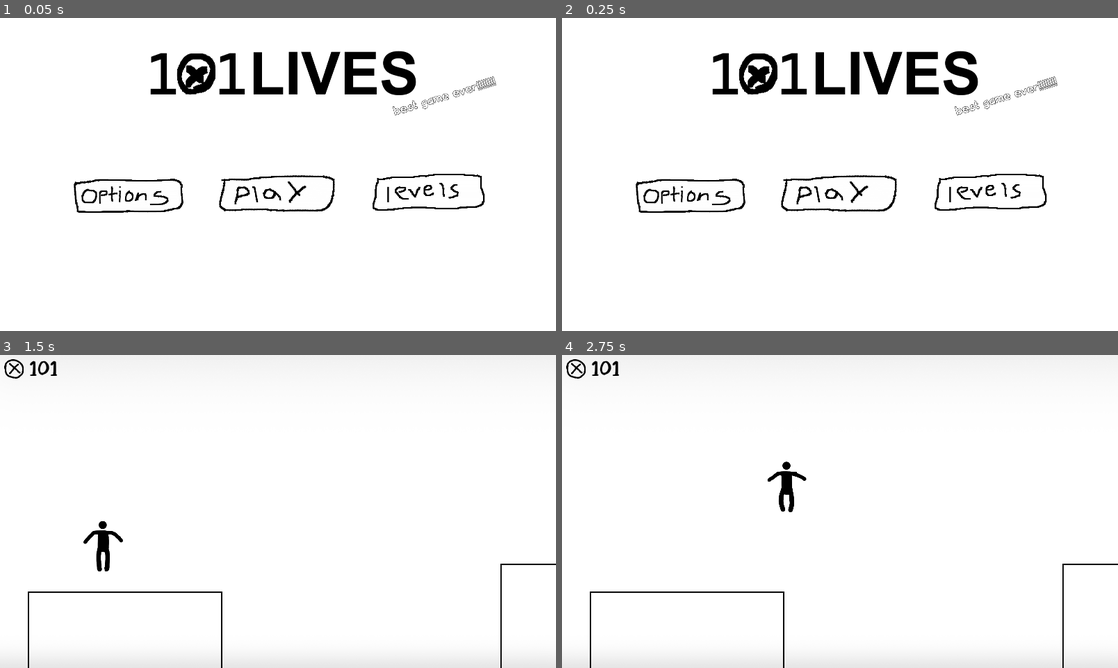
Above: before the commit, frames 1-4 (two rows, left to right).
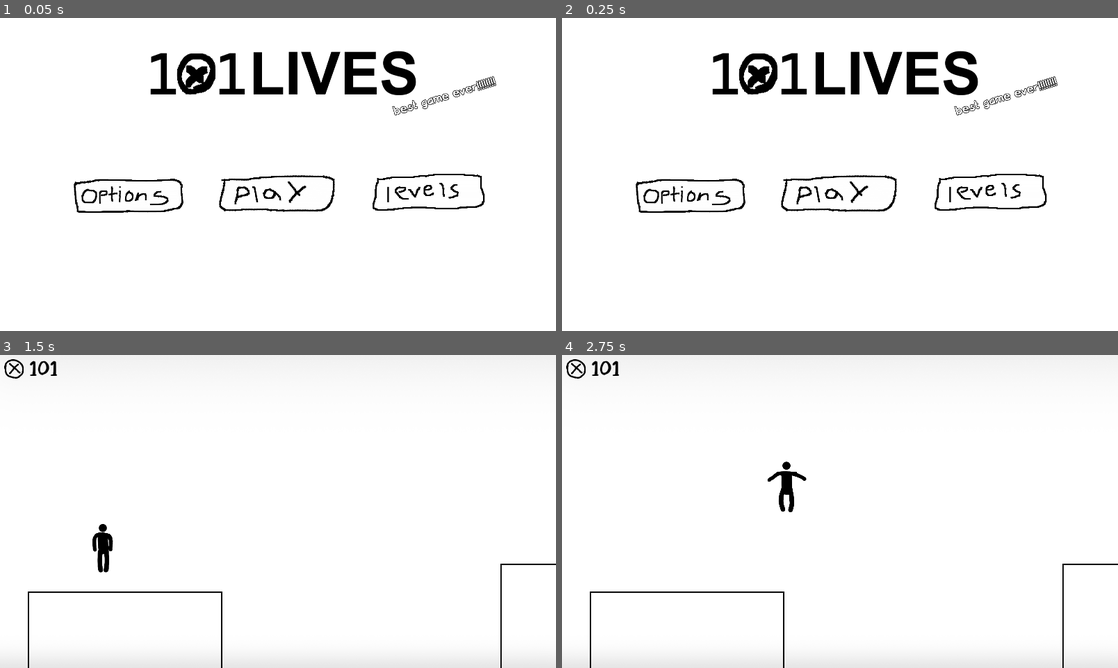
Above: after the commit, the same moments.

Repository: idrinkradium/101LIVES
Game: Godot game, scene res://mainmenu.tscn
The game is run twice, just before and just after one commit, with the same random seed, the same clock (stepped at 60 frames per second) and the same inputs. Sound files missing from this copy of the repository are replaced by a short silence.
Inputs (mouse positions are in pixels of both pictures, inside the frame that each line leads up to):
- Up to frame 1 (0.05 s): no input
- Up to frame 2 (0.25 s): no input
- Up to frame 3 (1.5 s): click (278, 530) at 0.5 s; click "Level 1" at 1.25 s
- Up to frame 4 (2.75 s): tap Enter (ui_accept) at 2, 2.27 s; move the mouse to (962, 495) at 2.02 s; hold Right (ui_right) from 2.03 s (still down); hold Middle mouse button (Camera Pan) from 2.03 s (still down); click (962, 495) at 2.17 s

The runs differ from the first frame. In frame 1, 0.2% of the frame differs, in the area x 70-90%, y 18-32%; in frame 2, 0.2%; in frame 3, 0.3%, in the area x 15-23%, y 52-70%; in frame 4, nothing differs.

Commit message:
slight cahnges

Diff:
--- a/game.tscn
+++ b/game.tscn
@@ -131,7 +131,7 @@
 
 [node name="Music" type="AudioStreamPlayer" parent="."]
 stream = SubResource("AudioStreamRandomizer_mb62d")
-volume_db = -15.0
+volume_db = -17.0
 autoplay = true
 script = ExtResource("12_v5606")
 
--- a/mainmenu.tscn
+++ b/mainmenu.tscn
@@ -2,7 +2,7 @@
 
 [ext_resource type="Script" path="res://mainmenu.gd" id="1_1ra5l"]
 [ext_resource type="Texture2D" uid="uid://b6tk65u5eo2y0" path="res://ui/101lives logo.png" id="2_ot5ck"]
-[ext_resource type="Texture2D" uid="uid://ept00eui0ixr" path="res://ui/Play1.png" id="2_q0lq7"]
+[ext_resource type="Texture2D" uid="uid://ept00eui0ixr" path="res://ui/play1.png" id="2_q0lq7"]
 [ext_resource type="FontFile" uid="uid://bkoydq55snmj8" path="res://gobaaahandwrittencomic-regular-webfont.ttf" id="3_uc0vy"]
 [ext_resource type="Texture2D" uid="uid://dgy0x34a04ym7" path="res://ui/options1.png" id="4_rsc4b"]
 [ext_resource type="Texture2D" uid="uid://bej33vxk5ktur" path="res://ui/levels1.png" id="5_rtmgw"]
@@ -33,6 +33,8 @@
 autostart = true
 
 [node name="MouseBox" type="StaticBody2D" parent="."]
+collision_layer = 255
+collision_mask = 255
 
 [node name="CollisionShape2D" type="CollisionShape2D" parent="MouseBox"]
 shape = SubResource("CircleShape2D_jlhxc")
@@ -70,7 +72,7 @@
 theme_override_colors/font_color = Color(1, 1, 1, 1)
 theme_override_colors/font_shadow_color = Color(0, 0, 0, 1)
 theme_override_colors/font_outline_color = Color(0.0235294, 0.0235294, 0.0235294, 1)
-theme_override_constants/outline_size = 8
+theme_override_constants/outline_size = 13
 theme_override_fonts/font = ExtResource("3_uc0vy")
 theme_override_font_sizes/font_size = 100
 text = "best game ever!!!!!!!!"
--- a/piston.tscn
+++ b/piston.tscn
@@ -20,8 +20,8 @@
 
 [node name="AnimatableBody2D" type="AnimatableBody2D" parent="."]
 position = Vector2(0, -1.90735e-06)
-collision_layer = 20
-collision_mask = 20
+collision_layer = 245
+collision_mask = 245
 
 [node name="Sprite" type="Sprite2D" parent="AnimatableBody2D"]
 position = Vector2(0, -12)
--- a/playerscene.tscn
+++ b/playerscene.tscn
@@ -314,7 +314,12 @@
 
 [sub_resource type="CapsuleShape2D" id="CapsuleShape2D_ychls"]
 radius = 17.0
-height = 58.0
+height = 100.0
+
+[sub_resource type="CapsuleShape2D" id="CapsuleShape2D_1rsy0"]
+height = 46.0
+
+[sub_resource type="CircleShape2D" id="CircleShape2D_31prm"]
 
 [node name="Player" type="CharacterBody2D"]
 collision_layer = 253
@@ -332,7 +337,9 @@
 position = Vector2(-5.96046e-08, 2.98023e-08)
 scale = Vector2(0.233, 0.233)
 sprite_frames = SubResource("SpriteFrames_mr0gl")
-animation = &"impact fall"
+animation = &"Jump"
+frame = 23
+frame_progress = 1.0
 
 [node name="Footsteps" type="AudioStreamPlayer2D" parent="."]
 stream = ExtResource("60_iseu8")
@@ -348,13 +355,26 @@
 pitch_scale = 0.96
 
 [node name="StaticBody2D" type="StaticBody2D" parent="."]
+visible = false
 position = Vector2(0, 24)
 collision_layer = 2
 collision_mask = 2
 
 [node name="CollisionShape2D" type="CollisionShape2D" parent="StaticBody2D"]
-position = Vector2(0, 2)
+position = Vector2(0, -17)
 shape = SubResource("CapsuleShape2D_ychls")
+
+[node name="CollisionShape2D2" type="CollisionShape2D" parent="StaticBody2D"]
+position = Vector2(-13, -37)
+shape = SubResource("CapsuleShape2D_1rsy0")
+
+[node name="CollisionShape2D3" type="CollisionShape2D" parent="StaticBody2D"]
+position = Vector2(13, -37)
+shape = SubResource("CapsuleShape2D_1rsy0")
+
+[node name="CollisionShape2D4" type="CollisionShape2D" parent="StaticBody2D"]
+position = Vector2(0, -73)
+shape = SubResource("CircleShape2D_31prm")
 
 [connection signal="animation_changed" from="AnimatedSprite2D" to="." method="_on_animated_sprite_2d_animation_changed"]
 [connection signal="animation_finished" from="AnimatedSprite2D" to="." method="_on_animated_sprite_2d_animation_finished"]
--- a/pressureplate.tscn
+++ b/pressureplate.tscn
@@ -20,7 +20,7 @@
 [node name="StaticBody2D" type="StaticBody2D" parent="."]
 position = Vector2(0, -12)
 scale = Vector2(0.2, 0.2)
-collision_layer = 245
+collision_layer = 253
 collision_mask = 253
 
 [node name="Sprite2D" type="Sprite2D" parent="StaticBody2D"]
--- a/ragdoll.tscn
+++ b/ragdoll.tscn
@@ -30,6 +30,7 @@
 position = Vector2(0, -32)
 collision_layer = 6
 collision_mask = 6
+mass = 0.5
 continuous_cd = 2
 
 [node name="Sprite2D" type="Sprite2D" parent="head"]
@@ -49,7 +50,7 @@
 collision_layer = 6
 collision_mask = 6
 input_pickable = true
-mass = 2.0
+gravity_scale = 0.8
 continuous_cd = 2
 
 [node name="Sprite2D" type="Sprite2D" parent="torso"]
Not shown: 1 places in playerscene.tscn that only renumber resources
